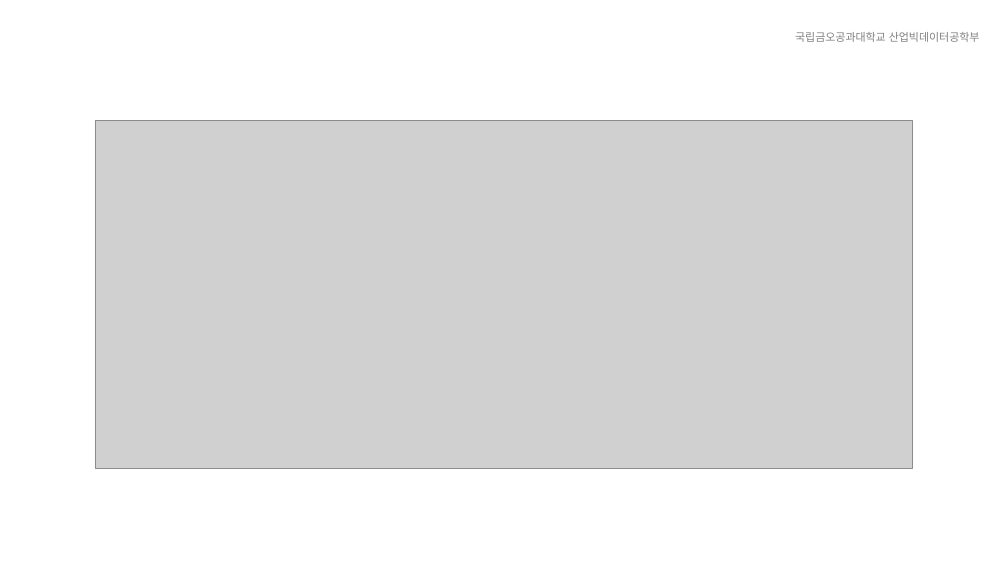
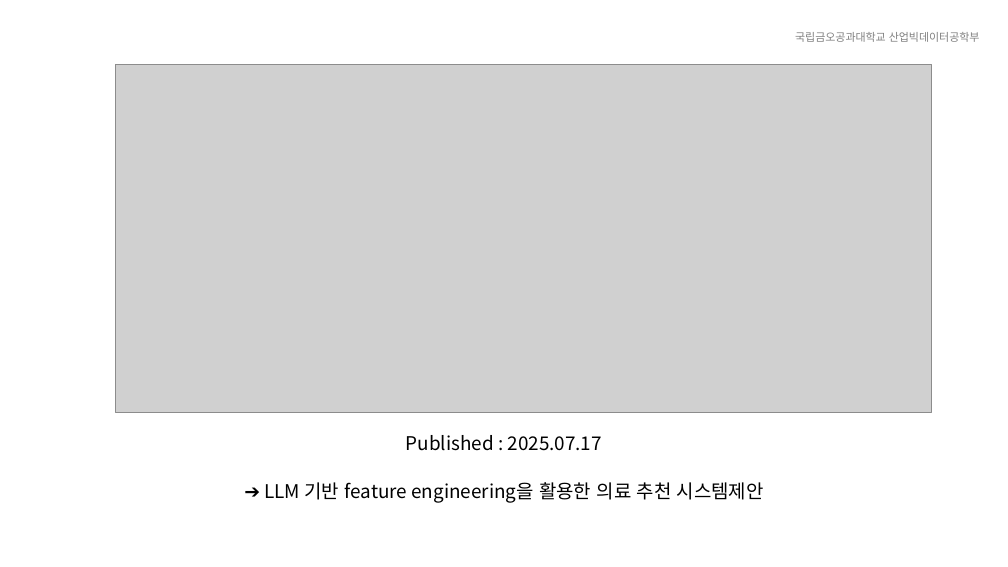
Before and after one commit to jinjukim12/jinjukim12.github.io, a slide deck: slide 2 of LLM_homework.pptx. Drawn at 1008x567 pixels with LibreOffice and Linux fonts; fonts in the diff are those of the drawing; grey boxes stand for pictures. Boxes give left, top, right and bottom in pixels: in the first picture for what was removed or moved away, otherwise in the second. Text is boxed around its words. In the diff, an @@ line names an element or a change of style, - is before the commit and + after.

```diff
--- a/LLM_homework.pptx
+++ b/LLM_homework.pptx
@@ picture: place and size @@
-picture at <box>96,120,913,469</box>
+picture at <box>116,64,932,413</box>
@@ text added at <box>406,435,602,451</box>, 18 pt, text #000000 @@
+Published : 2025.07.17
@@ text added at <box>264,482,764,503</box>, 18 pt, text #000000 @@
+➔ LLM 기반 feature engineering을 활용한 의료 추천 시스템제안
```
Also in this commit, not shown: 2 other slides changed.
